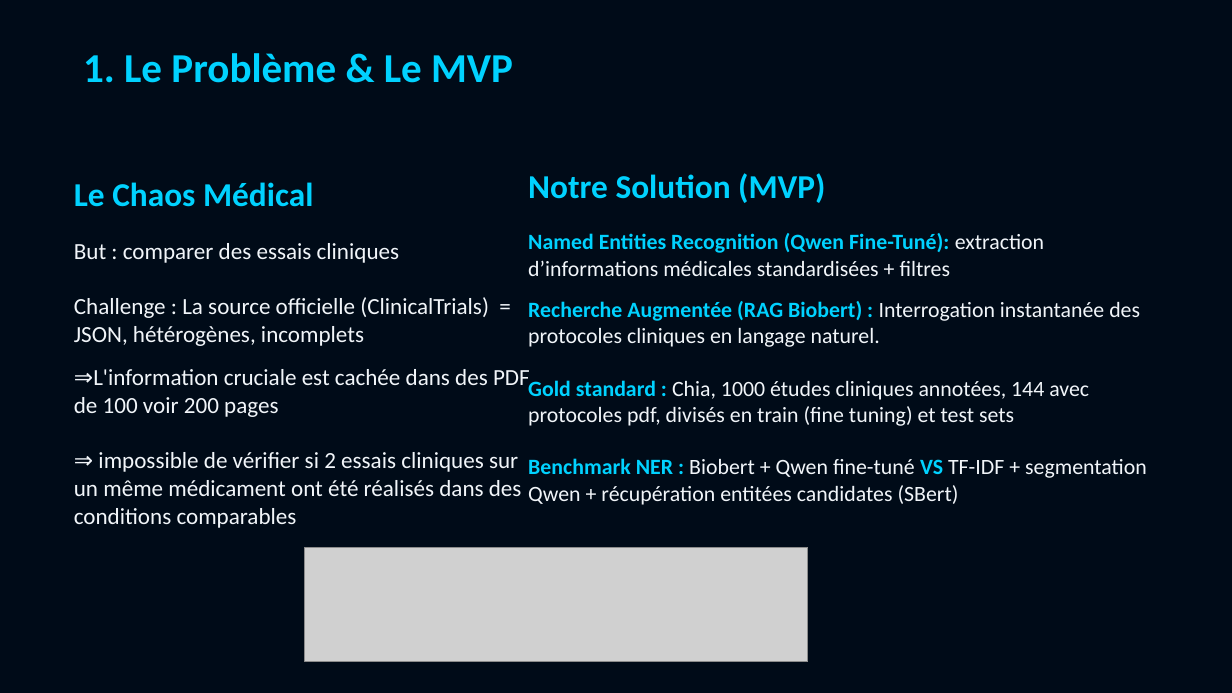
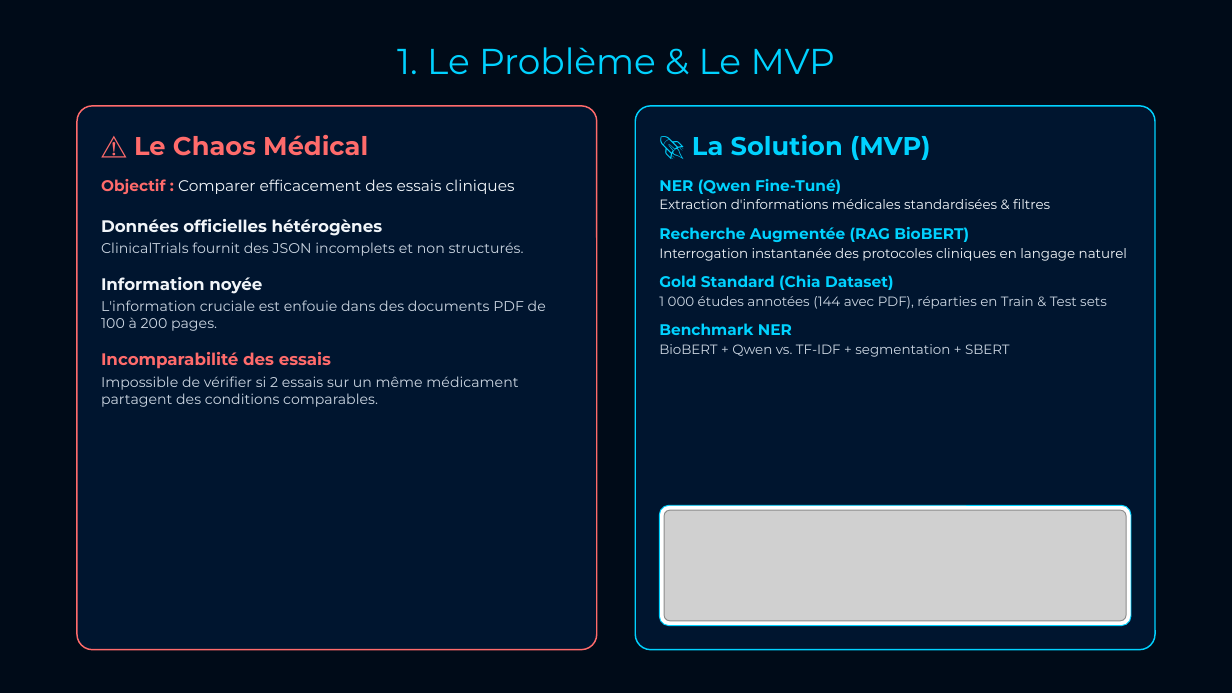
Before and after one commit to Elkristobal59/CERTIFICATION_CDSD, a slide deck: slide 2 of Bloc_6_CliNER/CliNER_presentation.pptx. Drawn at 1232x693 pixels with LibreOffice and Linux fonts; fonts in the diff are those of the drawing; grey boxes stand for pictures. Boxes give left, top, right and bottom in pixels: in the first picture for what was removed or moved away, otherwise in the second. Text is boxed around its words. In the diff, an @@ line names an element or a change of style, - is before the commit and + after.

```diff
--- a/Bloc_6_CliNER/CliNER_presentation.pptx
+++ b/Bloc_6_CliNER/CliNER_presentation.pptx
@@ text "1. Le Problème & Le ..." at (397,47,835,74): size 32 to 28 pt, font Calibri to Montserrat, bold off; alignment left to centre; vertical alignment top to middle @@
@@ rounded rectangle added at (77,106,596,651), fill #00152F, outline #FF6B6B 1.13 pt @@
@@ rounded rectangle added at (636,106,1155,651), fill #00152F, outline #00D2FF 1.13 pt @@
@@ text at (101,134,546,407): text changed; size 18 to 11 pt; font Calibri to Montserrat; text colour #F1F5F9 to #CBD5E1 @@
-Le Chaos Médical
-But : comparer des essais cliniques
-Challenge : La source officielle (ClinicalTrials) = JSON, hétérogènes, incomplets
-⇒L'information cruciale est cachée dans des PDF de 100 voir 200 pages
-⇒ impossible de vérifier si 2 essais cliniques sur un même médicament ont été réalisés dans des conditions comparables
+⚠️ Le Chaos Médical
+Objectif : Comparer efficacement des essais cliniques
+Données officielles hétérogènes
+ClinicalTrials fournit des JSON incomplets et non structurés.
+Information noyée
+L'information cruciale est enfouie dans des documents PDF de 100 à 200 pages.
+Incomparabilité des essais
+Impossible de vérifier si 2 essais sur un même médicament partagent des conditions comparables.
@@ text at (659,135,1127,357): text changed; size 17 to 10.5 pt; font Calibri to Montserrat @@
-Notre Solution (MVP)
-Named Entities Recognition (Qwen Fine-Tuné): extraction d’informations médicales standardisées + filtres
-Recherche Augmentée (RAG Biobert) : Interrogation instantanée des protocoles cliniques en langage naturel.
-Gold standard : Chia, 1000 études cliniques annotées, 144 avec protocoles pdf, divisés en train (fine tuning) et test sets
-Benchmark NER : Biobert + Qwen fine-tuné VS TF-IDF + segmentation Qwen + récupération entitées candidates (SBert)
+🚀 La Solution (MVP)
+NER (Qwen Fine-Tuné)
+Extraction d'informations médicales standardisées & filtres
+Recherche Augmentée (RAG BioBERT)
+Interrogation instantanée des protocoles cliniques en langage naturel
+Gold Standard (Chia Dataset)
+1 000 études annotées (144 avec PDF), réparties en Train & Test sets
+Benchmark NER
+BioBERT + Qwen vs. TF-IDF + segmentation + SBERT
@@ rounded rectangle added at (660,506,1131,626), fill #FFFFFF, outline #00D2FF 0.75 pt @@
@@ picture: place and size @@
-picture at (305,547,808,662)
+picture at (665,510,1127,621)
```
Also in this commit, not shown: 4 other slides changed, 3 slides added, 2 slides removed, 34 other files.
